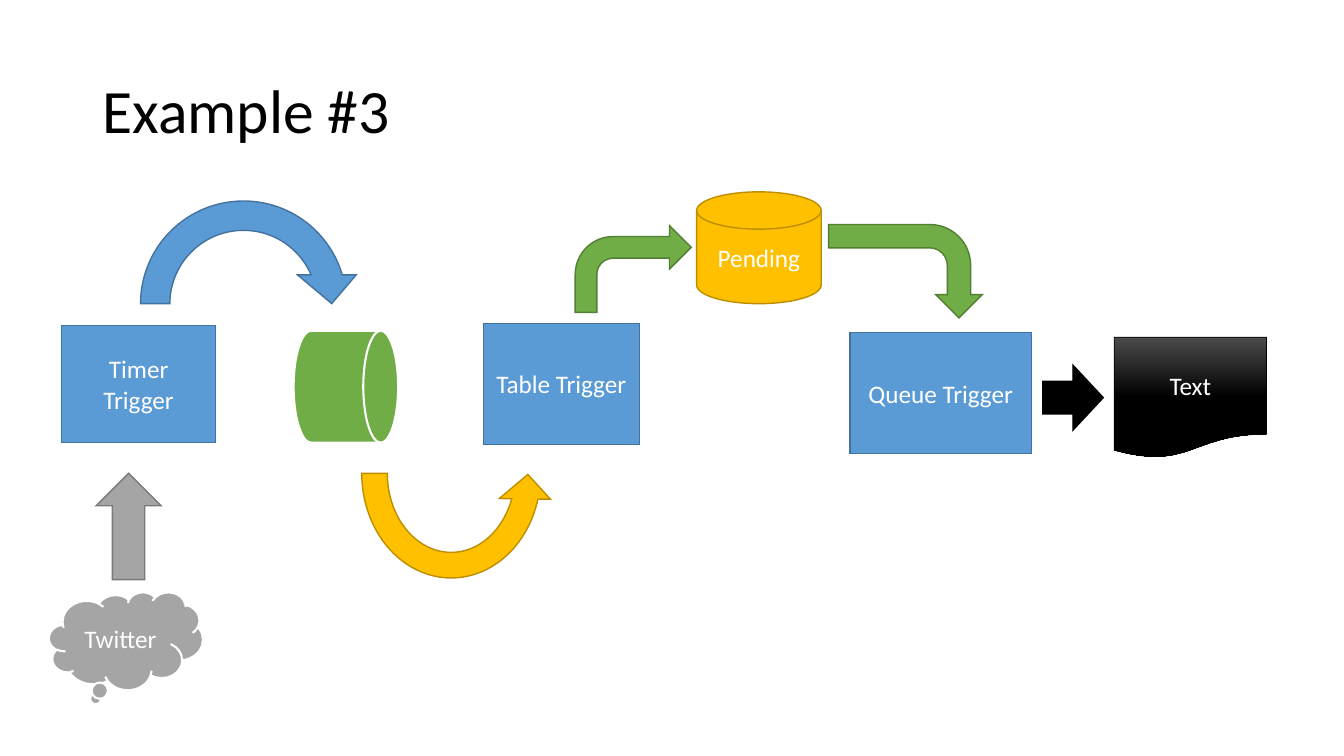
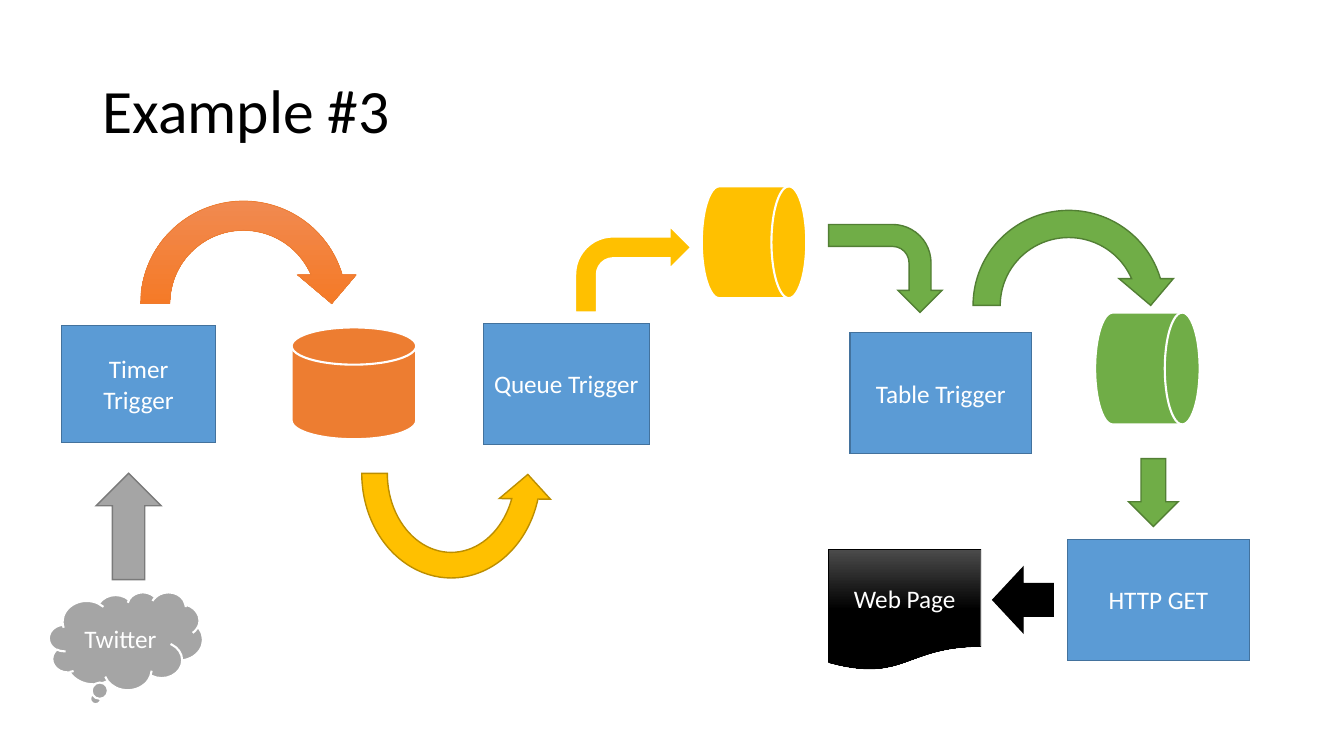
Before and after one commit to jamessdixon/Trinug.MainMeeting.March2017, a slide deck: slide 17 of Presentation/AzureFunctions.pptx. Drawn at 1344x756 pixels with LibreOffice and Linux fonts; fonts in the diff are those of the drawing. Boxes give left, top, right and bottom in pixels: in the first picture for what was removed or moved away, otherwise in the second. Text is boxed around its words. In the diff, an @@ line names an element or a change of style, - is before the commit and + after.

```diff
--- a/Presentation/AzureFunctions.pptx
+++ b/Presentation/AzureFunctions.pptx
@@ circular arrow at <box>126,187,361,421</box>: fill #5B9BD5 to gradient #F18C57 to #F67B28 to #E56C19; outline #43739E 1 pt to #ED7D31 0.5 pt @@
@@ cylinder removed at <box>697,192,822,303</box> @@
-Pending
@@ flow chart magnetic drum: place and size @@
-flow chart magnetic drum at <box>293,331,398,443</box>
+flow chart magnetic drum at <box>702,187,807,298</box>
@@ flow chart magnetic drum at <box>702,187,807,298</box>: fill #70AD47 to #FFC000 @@
@@ circular arrow added at <box>960,197,1179,413</box>, fill #70AD47, outline #538035 1 pt @@
@@ bent arrow at <box>576,226,692,313</box>: fill #70AD47 to #FFC000; outline #538035 1 pt to #FFFFFF 1.5 pt @@
@@ bent arrow: place and size @@
-bent arrow at <box>829,225,983,319</box>
+bent arrow at <box>829,225,943,313</box>
@@ cylinder added at <box>291,328,416,440</box>, fill #ED7D31, outline #FFFFFF 1.5 pt @@
@@ rectangle "Queue Trigger": place and size @@
-rectangle "Queue Trigger" at <box>484,324,640,445</box>
+rectangle "Queue Trigger" at <box>484,324,649,445</box>
@@ flow chart magnetic drum added at <box>1096,313,1201,424</box>, fill #70AD47, outline #FFFFFF 1.5 pt @@
@@ flow chart document removed at <box>1114,338,1266,459</box> @@
-Text
@@ text in rectangle at <box>494,375,638,398</box>: text changed @@
-Table Trigger
+Queue Trigger
@@ text in rectangle at <box>876,385,1005,408</box>: text changed @@
-Queue Trigger
+Table Trigger
@@ down arrow added at <box>1129,459,1179,526</box>, fill #70AD47, outline #538035 1 pt @@
@@ rectangle added at <box>1068,539,1250,660</box>, fill #5B9BD5, outline #43739E 1 pt, 18 pt, text #FFFFFF @@
+HTTP GET
@@ flow chart document added at <box>829,549,981,670</box>, fill gradient #4B4B4B to #000000, outline #000000 0.5 pt, 18 pt, text #FFFFFF @@
+Web Page
@@ right arrow at <box>993,568,1054,632</box>: rotation 0 to 180 degrees @@
```
Also in this commit, not shown: 12 other files.
